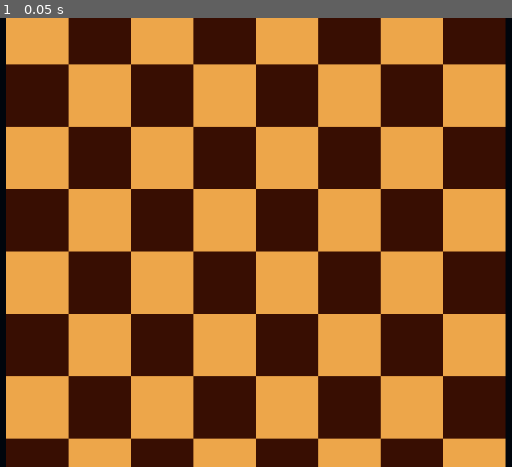
Above: before the commit, frame 1.
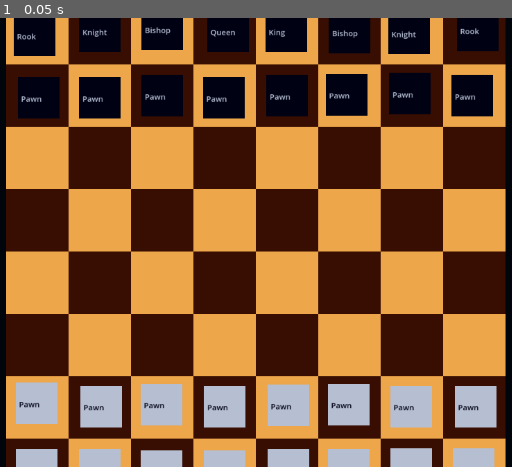
Above: after the commit, the same moment.

Repository: LuthienFowler/Chess_Experiment
Game: Godot game, scene res://main.tscn
Same seed, same stepped clock (60 frames per second), same inputs: the game is played once before the commit and once after it.
Inputs:
- Up to frame 1 (0.05 s): no input

The runs differ from the first frame. In frame 1, 20% of the frame differs, in the area x 2-98%, y 0-100%.

Commit message:
Made the chess pieces visible and (almost) running

Diff:
--- a/chess_piece.gd
+++ b/chess_piece.gd
@@ -1,20 +1,41 @@
 extends Node2D
 
 enum piece {KING, QUEEN, ROOK, BISHOP, KNIGHT, PAWN}
+enum color {BLACK, WHITE}
 
 ## Variables #######################################################################################
 
 @export var piece_type = piece.PAWN
+@export var piece_color = color.BLACK
+
+@onready var color_rect = $ColorRect
+@onready var label = $Label
 
 ## Default functions ###############################################################################
 
-# Called when the node enters the scene tree for the first time.
 func _ready():
-	pass # Replace with function body.
+	if piece_color == color.BLACK:
+		color_rect.color = Color("000214")
+		label.set("theme_override_colors/font_color", Color("b6bed1"))
+	else:
+		color_rect.color = Color("b6bed1")
+		label.set("theme_override_colors/font_color", Color("000214"))
 
+	match piece_type:
+		piece.KING:
+			label.text = "King"
+		piece.QUEEN:
+			label.text = "Queen"
+		piece.ROOK:
+			label.text = "Rook"
+		piece.BISHOP:
+			label.text = "Bishop"
+		piece.KNIGHT:
+			label.text = "Knight"
+		piece.PAWN:
+			label.text = "Pawn"
 
-# Called every frame. 'delta' is the elapsed time since the previous frame.
-func _process(delta):
+func _process(_delta):
 	pass
 
 
--- a/chess_piece.tscn
+++ b/chess_piece.tscn
@@ -10,3 +10,12 @@
 offset_top = -20.0
 offset_right = 20.0
 offset_bottom = 20.0
+
+[node name="Label" type="Label" parent="."]
+offset_left = -17.0
+offset_top = -5.0
+offset_right = 53.0
+offset_bottom = 19.0
+scale = Vector2(0.5, 0.5)
+theme_override_font_sizes/font_size = 15
+text = "The piece type"
--- a/main.tscn
+++ b/main.tscn
@@ -1,6 +1,7 @@
-[gd_scene load_steps=2 format=3 uid="uid://cst0jdmtxvn10"]
+[gd_scene load_steps=3 format=3 uid="uid://cst0jdmtxvn10"]
 
 [ext_resource type="PackedScene" uid="uid://c411d8anlrh0m" path="res://tile.tscn" id="1_a0bsv"]
+[ext_resource type="PackedScene" uid="uid://c33i8qi7ko0ly" path="res://chess_piece.tscn" id="2_gta7v"]
 
 [node name="Main" type="Node2D"]
 
@@ -493,3 +494,141 @@
 visible = false
 position = Vector2(576, 321)
 zoom = Vector2(1.5, 1.5)
+
+[node name="Pieces" type="Node2D" parent="."]
+
+[node name="Black" type="Node2D" parent="Pieces"]
+position = Vector2(590, 334)
+metadata/_edit_group_ = true
+
+[node name="Queen" parent="Pieces/Black" instance=ExtResource("2_gta7v")]
+position = Vector2(-24, -216)
+piece_type = 1
+
+[node name="King" parent="Pieces/Black" instance=ExtResource("2_gta7v")]
+position = Vector2(32, -216)
+piece_type = 0
+
+[node name="Bishop1" parent="Pieces/Black" instance=ExtResource("2_gta7v")]
+position = Vector2(93, -215)
+piece_type = 3
+
+[node name="Bishop2" parent="Pieces/Black" instance=ExtResource("2_gta7v")]
+position = Vector2(-87, -218)
+piece_type = 3
+
+[node name="Knight1" parent="Pieces/Black" instance=ExtResource("2_gta7v")]
+position = Vector2(150, -214)
+piece_type = 4
+
+[node name="Knight2" parent="Pieces/Black" instance=ExtResource("2_gta7v")]
+position = Vector2(-147, -216)
+piece_type = 4
+
+[node name="Rook1" parent="Pieces/Black" instance=ExtResource("2_gta7v")]
+position = Vector2(216, -217)
+piece_type = 2
+
+[node name="Rook2" parent="Pieces/Black" instance=ExtResource("2_gta7v")]
+position = Vector2(-210, -212)
+piece_type = 2
+
+[node name="Pawn1" parent="Pieces/Black" instance=ExtResource("2_gta7v")]
+position = Vector2(211, -154)
+
+[node name="Pawn2" parent="Pieces/Black" instance=ExtResource("2_gta7v")]
+position = Vector2(151, -156)
+
+[node name="Pawn3" parent="Pieces/Black" instance=ExtResource("2_gta7v")]
+position = Vector2(90, -155)
+
+[node name="Pawn4" parent="Pieces/Black" instance=ExtResource("2_gta7v")]
+position = Vector2(33, -154)
+
+[node name="Pawn5" parent="Pieces/Black" instance=ExtResource("2_gta7v")]
+position = Vector2(-28, -152)
+
+[node name="Pawn6" parent="Pieces/Black" instance=ExtResource("2_gta7v")]
+position = Vector2(-87, -154)
+
+[node name="Pawn8" parent="Pieces/Black" instance=ExtResource("2_gta7v")]
+position = Vector2(-147, -152)
+
+[node name="Pawn9" parent="Pieces/Black" instance=ExtResource("2_gta7v")]
+position = Vector2(-206, -152)
+
+[node name="White" type="Node2D" parent="Pieces"]
+position = Vector2(591, 330)
+metadata/_edit_group_ = true
+
+[node name="Queen" parent="Pieces/White" instance=ExtResource("2_gta7v")]
+position = Vector2(-28, 211)
+piece_type = 1
+piece_color = 1
+
+[node name="King" parent="Pieces/White" instance=ExtResource("2_gta7v")]
+position = Vector2(33, 210)
+piece_type = 0
+piece_color = 1
+
+[node name="Bishop1" parent="Pieces/White" instance=ExtResource("2_gta7v")]
+position = Vector2(91, 210)
+piece_type = 3
+piece_color = 1
+
+[node name="Bishop2" parent="Pieces/White" instance=ExtResource("2_gta7v")]
+position = Vector2(-89, 211)
+piece_type = 3
+piece_color = 1
+
+[node name="Knight1" parent="Pieces/White" instance=ExtResource("2_gta7v")]
+position = Vector2(151, 209)
+piece_type = 4
+piece_color = 1
+
+[node name="Knight2" parent="Pieces/White" instance=ExtResource("2_gta7v")]
+position = Vector2(-148, 210)
+piece_type = 4
+piece_color = 1
+
+[node name="Rook1" parent="Pieces/White" instance=ExtResource("2_gta7v")]
+position = Vector2(211, 209)
+piece_type = 2
+piece_color = 1
+
+[node name="Rook2" parent="Pieces/White" instance=ExtResource("2_gta7v")]
+position = Vector2(-209, 210)
+piece_type = 2
+piece_color = 1
+
+[node name="Pawn1" parent="Pieces/White" instance=ExtResource("2_gta7v")]
+position = Vector2(213, 149)
+piece_color = 1
+
+[node name="Pawn2" parent="Pieces/White" instance=ExtResource("2_gta7v")]
+position = Vector2(151, 149)
+piece_color = 1
+
+[node name="Pawn3" parent="Pieces/White" instance=ExtResource("2_gta7v")]
+position = Vector2(91, 147)
+piece_color = 1
+
+[node name="Pawn4" parent="Pieces/White" instance=ExtResource("2_gta7v")]
+position = Vector2(33, 148)
+piece_color = 1
+
+[node name="Pawn5" parent="Pieces/White" instance=ExtResource("2_gta7v")]
+position = Vector2(-28, 149)
+piece_color = 1
+
+[node name="Pawn6" parent="Pieces/White" instance=ExtResource("2_gta7v")]
+position = Vector2(-89, 147)
+piece_color = 1
+
+[node name="Pawn8" parent="Pieces/White" instance=ExtResource("2_gta7v")]
+position = Vector2(-147, 149)
+piece_color = 1
+
+[node name="Pawn9" parent="Pieces/White" instance=ExtResource("2_gta7v")]
+position = Vector2(-209, 146)
+piece_color = 1
